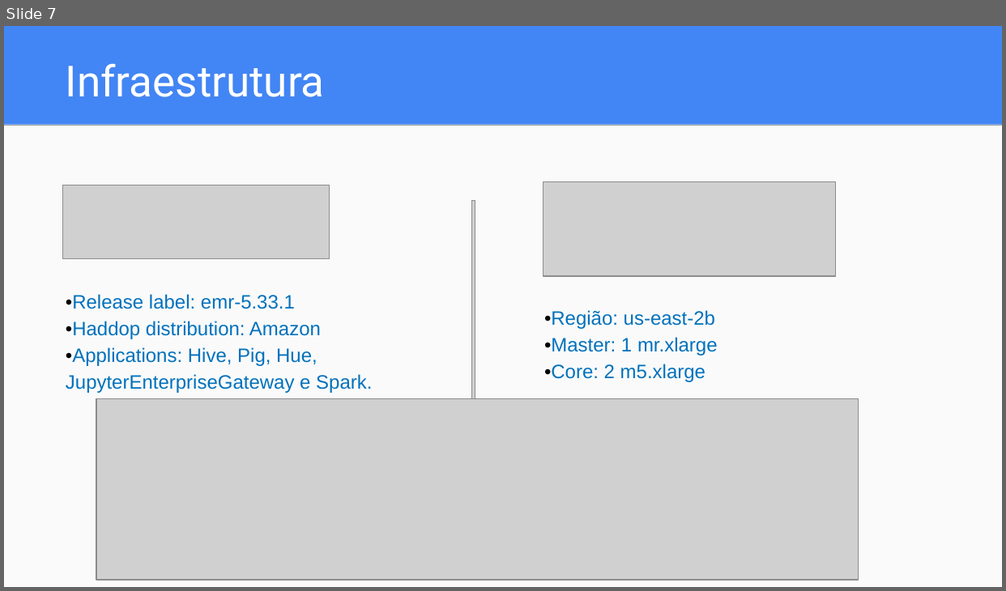
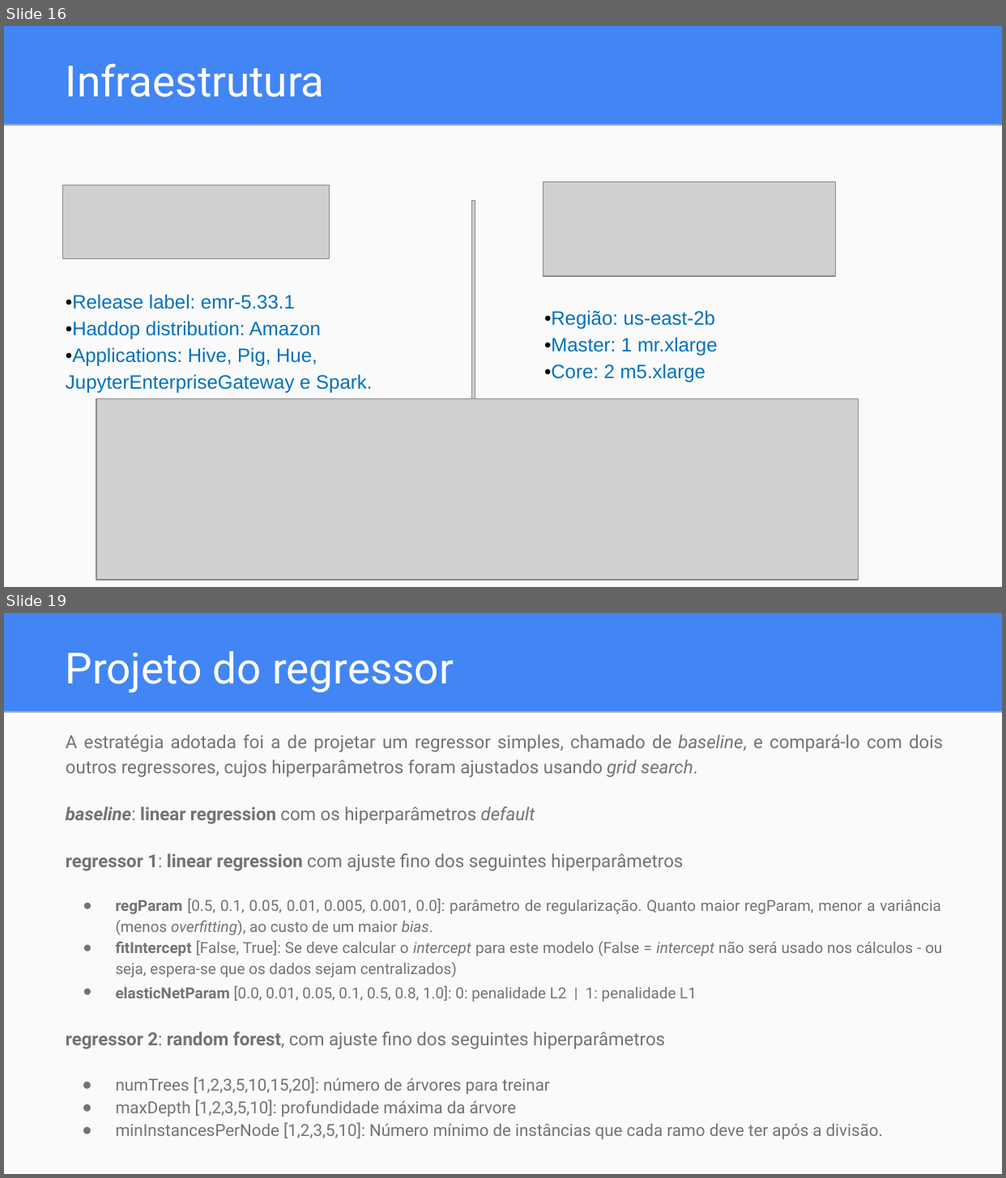
Before and after one commit to dwelcaslu/IFSP-Projeto-Interdisciplinar-2021.02, a slide deck: reports/Apresentação - Projeto Interdisciplinar.pptx. Shown one above the other, each under a label of ours: slide 7 before the commit, slides 16 and 19 after it; the slides between them are not shown. The pictures are 1006x591 and 1006x1178 pixels, drawn with LibreOffice and Linux fonts; fonts in the diff are those of the drawing; grey boxes stand for pictures. Boxes give left, top, right and bottom in pixels: in the first picture for what was removed or moved away, otherwise in the second. Text is boxed around its words. In the diff, an @@ line names an element or a change of style, - is before the commit and + after.

```diff
--- a/reports/Apresentação - Projeto Interdisciplinar.pptx
+++ b/reports/Apresentação - Projeto Interdisciplinar.pptx
@@ slide 19 added at box(4, 613, 1002, 1174), background #4285F4; not listed: 2 template elements that a slide beside it also shows @@
@@ title added at box(66, 651, 454, 693), 31 pt, text #FFFFFF @@
+Projeto do regressor
@@ text added at box(66, 735, 943, 1139), 11 pt, text #737373 @@
+A estratégia adotada foi a de projetar um regressor simples, chamado de baseline, e compará-lo com dois outros regressores, cujos hiperparâmetros foram ajustados usando grid search.
+baseline: linear regression com os hiperparâmetros default
+regressor 1: linear regression com ajuste fino dos seguintes hiperparâmetros
+● regParam [0.5, 0.1, 0.05, 0.01, 0.005, 0.001, 0.0]: parâmetro de regularização. Quanto maior regParam, menor a variância (menos overfitting), ao custo de um maior bias.
+● fitIntercept [False, True]: Se deve calcular o intercept para este modelo (False = intercept não será usado nos cálculos - ou seja, espera-se que os dados sejam centralizados)
+● elasticNetParam [0.0, 0.01, 0.05, 0.1, 0.5, 0.8, 1.0]: 0: penalidade L2 | 1: penalidade L1
+regressor 2: random forest, com ajuste fino dos seguintes hiperparâmetros
+● numTrees [1,2,3,5,10,15,20]: número de árvores para treinar
+● maxDepth [1,2,3,5,10]: profundidade máxima da árvore
+● minInstancesPerNode [1,2,3,5,10]: Número mínimo de instâncias que cada ramo deve ter após a divisão.
@@ what was slide 7 is now slide 16 @@
```
Also in this commit, not shown: 9 slides changed, 14 other slides added, 9 slides removed, 2 other files.
